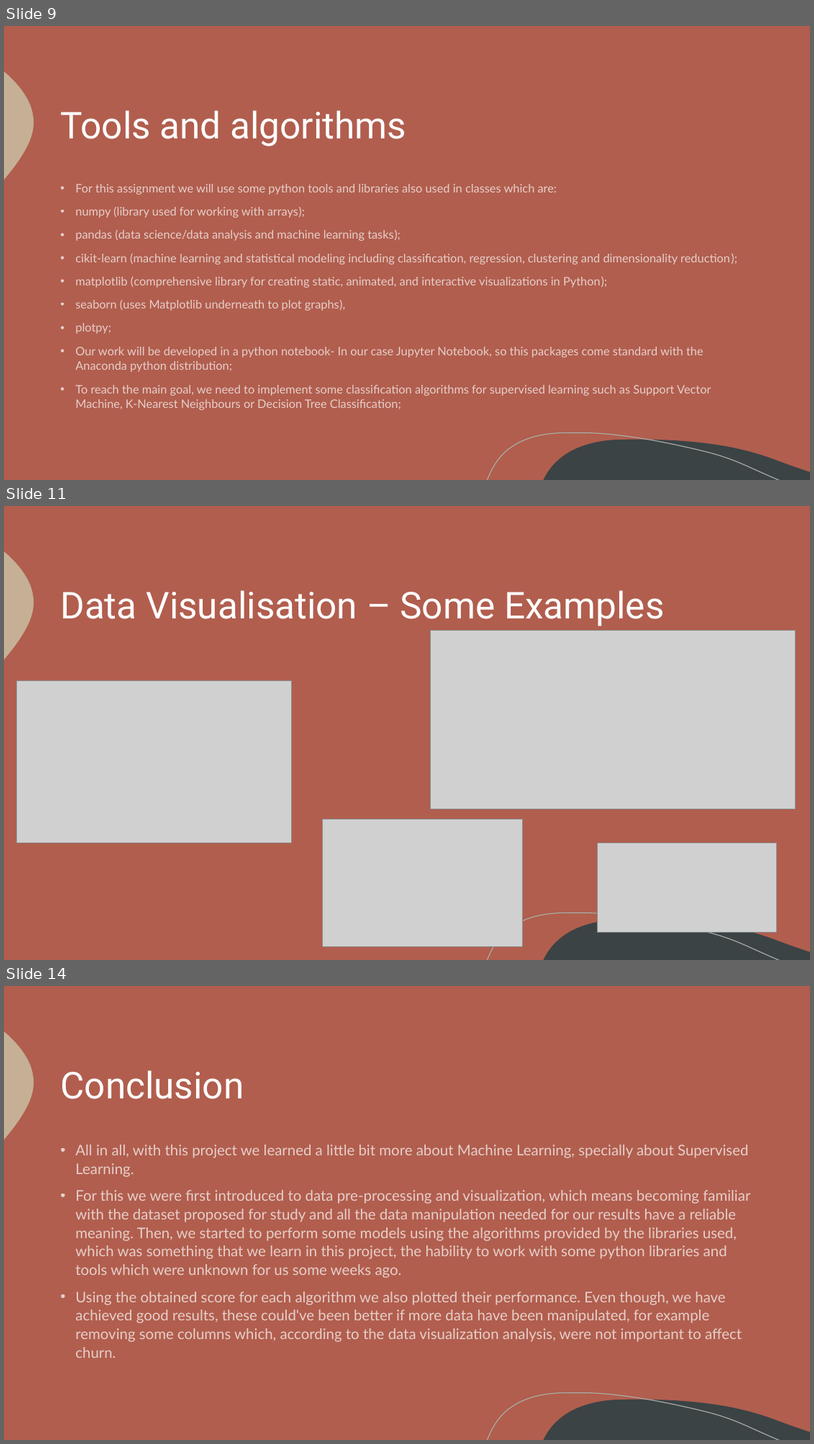
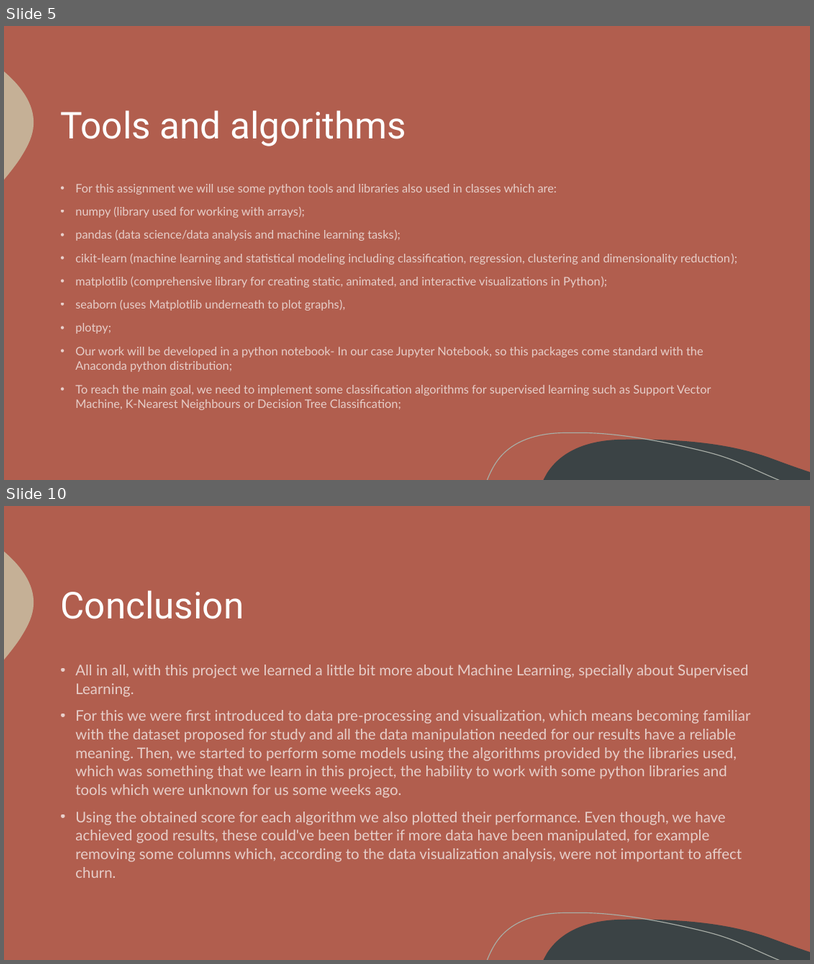
Before and after one commit to itsdomsantos/IART-2022, a slide deck: proj2/iart_proj2_final.pptx. Shown one above the other, each under a label of ours: slides 9, 11 and 14 before the commit, slides 5 and 10 after it; the slides between them are not shown. The pictures are 814x1444 and 814x964 pixels, drawn with LibreOffice and Linux fonts; fonts in the diff are those of the drawing; grey boxes stand for pictures. Boxes give left, top, right and bottom in pixels: in the first picture for what was removed or moved away, otherwise in the second. Text is boxed around its words. In the diff, an @@ line names an element or a change of style, - is before the commit and + after.

```diff
--- a/proj2/iart_proj2_final.pptx
+++ b/proj2/iart_proj2_final.pptx
@@ slide 11 removed at [4,506,810,960], background #B15E4E; not listed: 3 template elements that a slide beside it also shows @@
@@ title removed at [60,590,664,626] @@
-Data Visualisation – Some Examples
@@ picture removed at [430,631,796,808] @@
@@ picture removed at [17,680,292,842] @@
@@ picture removed at [323,818,522,947] @@
@@ picture removed at [598,842,777,932] @@
@@ what was slide 9 is now slide 5 @@
@@ what was slide 14 is now slide 10 @@
```
Also in this commit, not shown: 3 slides changed, 1 slide added, 4 other slides removed, 5 other files.
